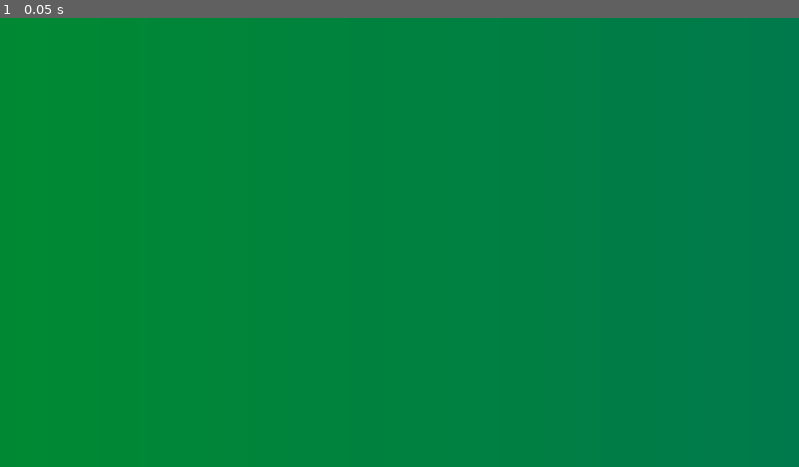
Above: before the commit, frame 1.
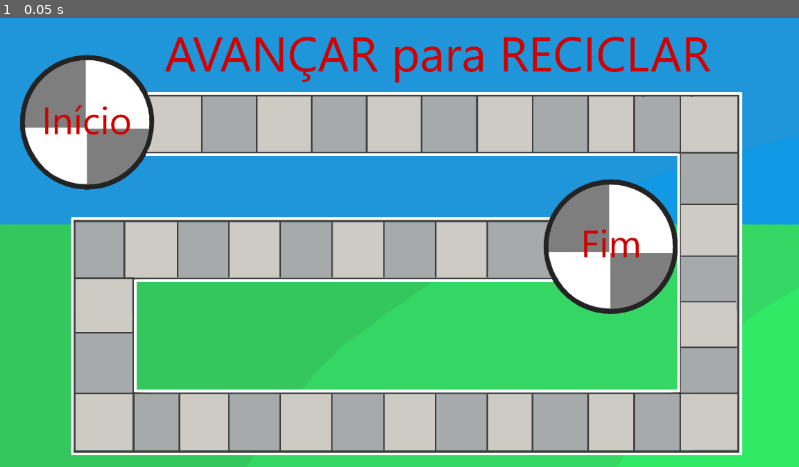
Above: after the commit, the same moment.

Repository: LitheFulminare/avancar-para-reciclar-XP5
Game: Godot game, scene res://Scenes/Game/game_scene.tscn
Two runs of this game, one before a commit and one after it. Both use one fixed random seed, a clock stepped at 60 frames per second and the inputs below.
Inputs:
- Up to frame 1 (0.05 s): no input

The runs differ from the first frame. In frame 1, 100% of the frame differs, in the area x 0-100%, y 0-100%.

Commit message:
added board placeholder art

Diff:
--- a/avancar para reciclar/Scenes/Game/game_scene.tscn
+++ b/avancar para reciclar/Scenes/Game/game_scene.tscn
@@ -1,12 +1,7 @@
-[gd_scene load_steps=4 format=3 uid="uid://dyaj5f0egghh"]
+[gd_scene load_steps=3 format=3 uid="uid://dyaj5f0egghh"]
 
 [ext_resource type="Script" uid="uid://bhr6ih856bx5t" path="res://Scripts/Managers/round_manager.gd" id="1_x87qo"]
-
-[sub_resource type="Gradient" id="Gradient_oqyrl"]
-colors = PackedColorArray(0, 0.540786, 0.199362, 1, 2.88785e-07, 0.478676, 0.298847, 1)
-
-[sub_resource type="GradientTexture2D" id="GradientTexture2D_x87qo"]
-gradient = SubResource("Gradient_oqyrl")
+[ext_resource type="Texture2D" uid="uid://dnlh52pyr57r1" path="res://Assets/Sprites/Map/Mapa_Avacar_para_reciclar_1.png" id="2_c53t7"]
 
 [node name="Game scene" type="Node2D"]
 
@@ -17,5 +12,5 @@
 
 [node name="BG sprite" type="Sprite2D" parent="Background"]
 position = Vector2(576, 324)
-scale = Vector2(18, 10.125)
-texture = SubResource("GradientTexture2D_x87qo")
+scale = Vector2(0.6, 0.6)
+texture = ExtResource("2_c53t7")
Binary file added: avancar para reciclar/Assets/Sprites/Map/Mapa_Avacar_para_reciclar_1.png
Not shown, added: avancar para reciclar/Assets/Sprites/Map/Mapa_Avacar_para_reciclar_1.png.import
